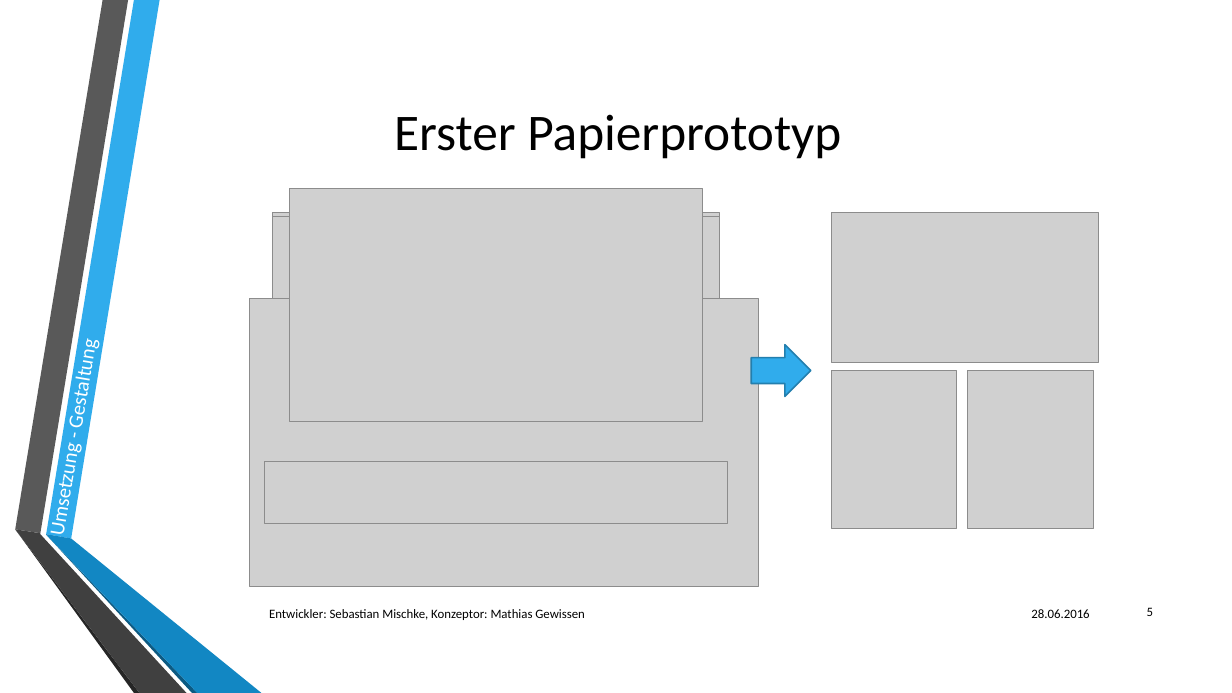
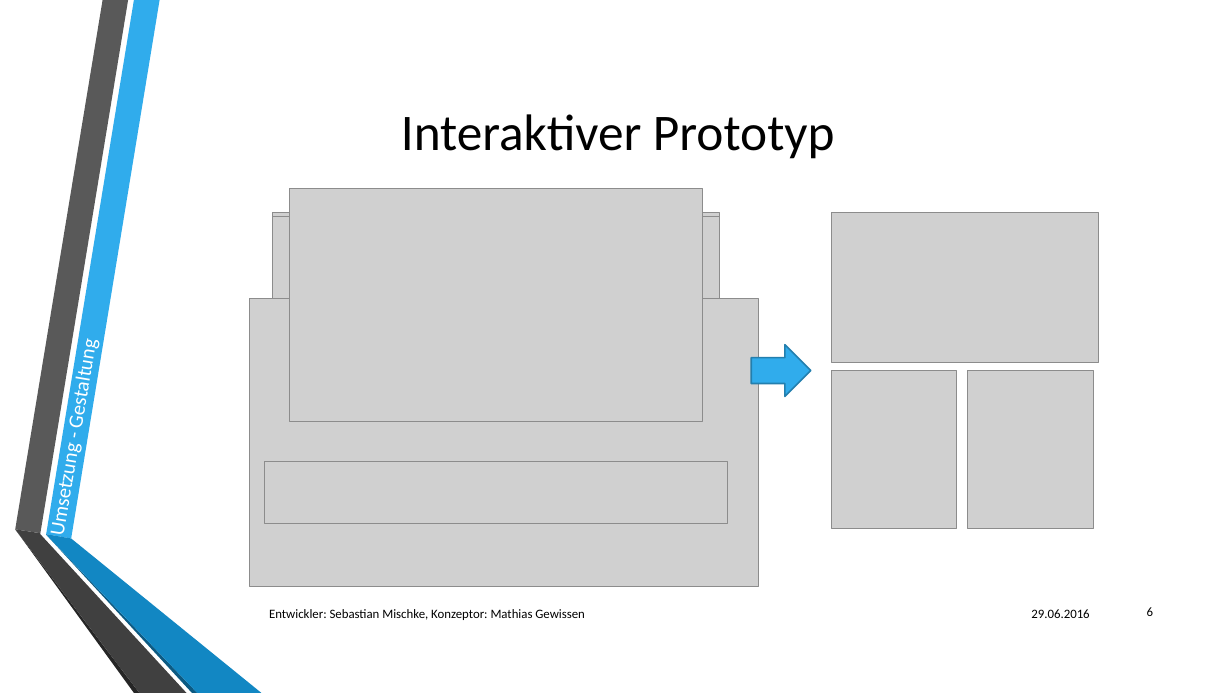
Before and after one commit to Saritus/UFC, a slide deck: slide 6 of Ultrastar-File-Creator.pptx (slide 5 before the commit). Drawn at 1232x693 pixels with LibreOffice and Linux fonts; fonts in the diff are those of the drawing; grey boxes stand for pictures; background and template pictures are left out. Boxes give left, top, right and bottom in pixels: in the first picture for what was removed or moved away, otherwise in the second. Text is boxed around its words. In the diff, an @@ line names an element or a change of style, - is before the commit and + after.

```diff
--- a/Ultrastar-File-Creator.pptx
+++ b/Ultrastar-File-Creator.pptx
@@ title at (401, 114, 835, 159): text changed @@
-Erster Papierprototyp
+Interaktiver Prototyp
@@ text at (1031, 609, 1089, 618): text changed @@
-28.06.2016
+29.06.2016
@@ page number at (1147, 607, 1153, 616): text changed @@
-5
+6
```
Also in this commit, not shown: 12 other slides changed.
